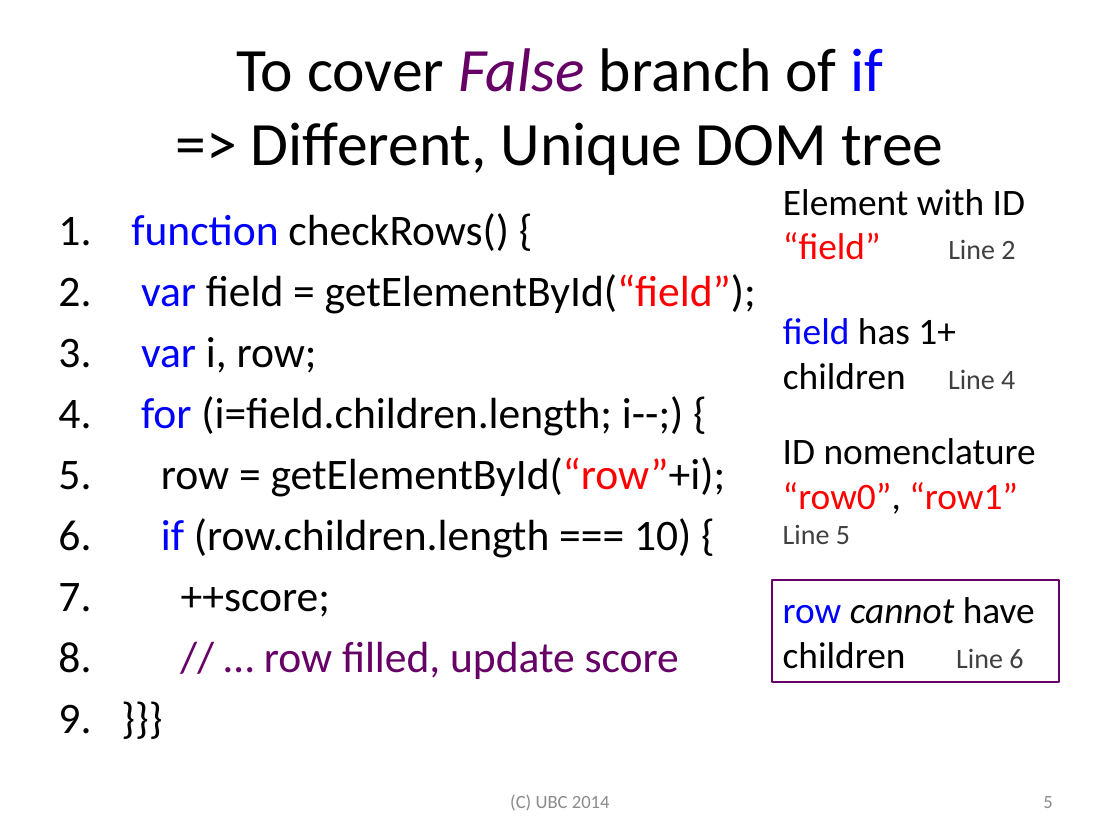
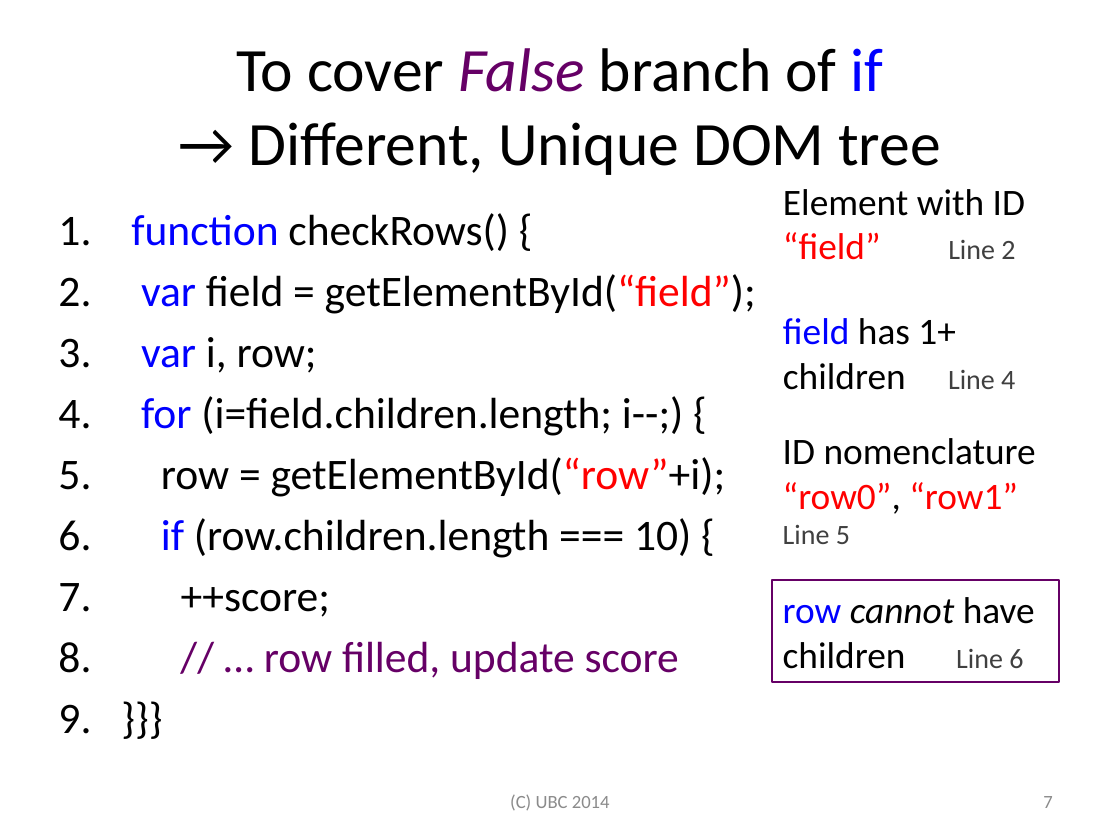
Before and after one commit to jamestklo/ConcolicJS, a slide deck: slide 8 of docs/csRPE-tkloReport.pptx (slide 6 before the commit). Drawn at 1120x840 pixels with LibreOffice and Linux fonts; fonts in the diff are those of the drawing. Boxes give left, top, right and bottom in pixels: in the first picture for what was removed or moved away, otherwise in the second. Text is boxed around its words. In the diff, an @@ line names an element or a change of style, - is before the commit and + after.

```diff
--- a/docs/csRPE-tkloReport.pptx
+++ b/docs/csRPE-tkloReport.pptx
@@ title at <box>236,48,941,175</box>: text changed @@
-To cover False branch of if
-=> Different, Unique DOM tree
+To cover False branch of if
+→ Different, Unique DOM tree
@@ page number at <box>1043,796,1052,808</box>: text changed @@
-5
+7
```
Also in this commit, not shown: 24 other slides changed, 5 slides added, 3 slides removed, 7 other files.
